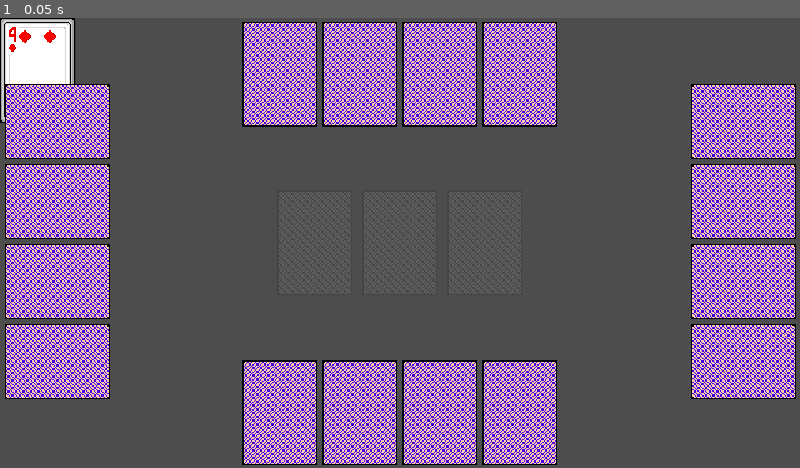
Above: before the commit, frame 1.
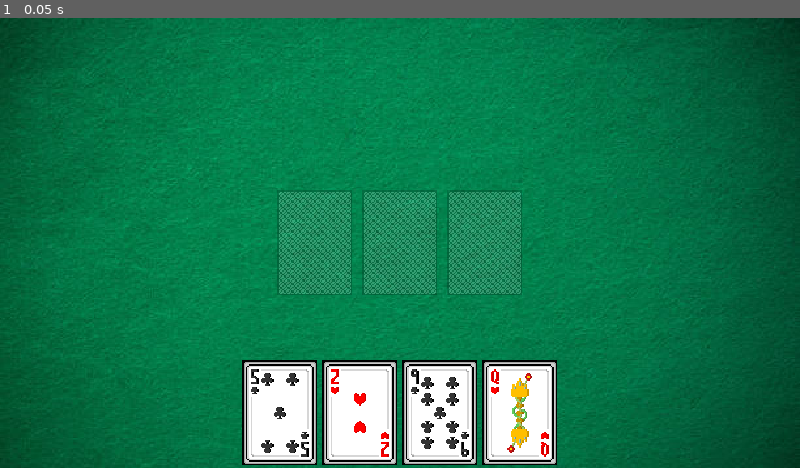
Above: after the commit, the same moment.

Repository: BananaHolograma/Veneno
Game: Godot game, scene res://scenes/playing_cards_table/playing_cards_table.tscn
The game is run twice, just before and just after one commit, with the same random seed, the same clock (stepped at 60 frames per second) and the same inputs. The project has no main scene, so this scene is started directly.
Inputs:
- Up to frame 1 (0.05 s): no input

The runs differ from the first frame. In frame 1, 99% of the frame differs, in the area x 0-100%, y 0-100%.

Commit message:
drag and dropg initial system that allow players drop cards in the central piles

Diff:
--- /dev/null
+++ b/autoload/GameEvents.gd
@@ -0,0 +1 @@
+class_name GameEvents extends Node
--- a/project.godot
+++ b/project.godot
@@ -14,6 +14,10 @@
 config/features=PackedStringArray("4.1", "GL Compatibility")
 config/icon="res://icon.svg"
 
+[autoload]
+
+GlobalGameEvents="*res://autoload/GameEvents.gd"
+
 [display]
 
 window/size/viewport_width=640
--- /dev/null
+++ b/scenes/deck/pile_slot.gd
@@ -0,0 +1,48 @@
+class_name PileSlot extends TextureRect
+
+signal card_dropped(player: Player, card: PlayingCard, pile: PileSlot)
+signal pile_collected(player: Player, pile: PileSlot)
+
+@onready var current_suit: String
+@onready var current_points: float = 0.0
+@onready var cards_in_pile: Array[PlayingCard] = []
+
+func _ready():
+	modulate.a = 1.0
+	self_modulate.a = 0.2
+
+func _can_drop_data(_at_position, data):
+	return data.playing_card is PlayingCard and card_can_be_dropped_in_this_pile(data.playing_card)
+
+
+func _drop_data(at_position, data):
+	var dropped_card = data.playing_card
+
+	cards_in_pile.append(dropped_card)
+
+	if current_suit.is_empty():
+		current_suit = dropped_card.suit
+		self_modulate.a = 0.0
+
+	current_points += dropped_card.current_value
+
+	if current_points >= 13:
+		pile_collected.emit(data.player, self)
+		cards_in_pile.clear()
+		current_suit = ""
+
+	var card_pile_texture = TextureRect.new()
+	card_pile_texture.texture = dropped_card.symbol_texture.texture
+	card_pile_texture.expand_mode = TextureRect.EXPAND_KEEP_SIZE
+	card_pile_texture.size = dropped_card.symbol_texture.get_rect().size
+	card_pile_texture.mouse_filter = Control.MOUSE_FILTER_IGNORE
+
+	if dropped_card.is_poison:
+		card_pile_texture.position.y += 21
+
+	add_child(card_pile_texture)
+	card_dropped.emit(data.player, dropped_card, self)
+
+
+func card_can_be_dropped_in_this_pile(card: PlayingCard) -> bool:
+	return current_suit.is_empty() or card.suit == current_suit or card.is_poison
--- a/scenes/player/card_slot.gd
+++ b/scenes/player/card_slot.gd
@@ -1,22 +1,27 @@
-extends TextureRect
+class_name CardSlot extends TextureRect
+
+@export var player: Player
+@export var playing_card: PlayingCard
 
 
 func _get_drag_data(at_position):
-	var preview_texture = TextureRect.new()
-	preview_texture.texture = texture
-	preview_texture.expand_mode = TextureRect.EXPAND_IGNORE_SIZE
-	preview_texture.size = Vector2(60, 84)
+	var preview_card_slot = duplicate()
+	preview_card_slot.texture = playing_card.selected_texture.texture
+	preview_card_slot.expand_mode = TextureRect.EXPAND_IGNORE_SIZE
+	preview_card_slot.size = playing_card.selected_texture.get_rect().size
 
 	var preview = Control.new()
-	preview.add_child(preview_texture)
-
+	preview.add_child(preview_card_slot)
+	# Size to put the mouse in the center of the preview
+#	preview_card_slot.get_rect().size * -0.5
 	set_drag_preview(preview)
-	texture = null
-	return preview_texture.texture
+	modulate.a = 0.2
+	return preview_card_slot
 
 func _can_drop_data(at_position, data):
-	return data is Texture2D
+	return data is CardSlot and data.playing_card == playing_card and data.player == player
 
 
 func _drop_data(at_position, data):
-	texture = data
+	texture = playing_card.symbol_texture.texture
+	modulate.a = 1.0
--- a/scenes/player/player.gd
+++ b/scenes/player/player.gd
@@ -19,9 +19,6 @@
 				turn_finished.emit()
 
 
-func _ready():
-	_draw_card_slots()
-
 func pick_card(card: PlayingCard):
 	if cards_in_hand.size() == 3:
 		cards_in_hand.append(card)
@@ -32,18 +29,3 @@
 func collect_cards(cards: Array[PlayingCard]):
 	collected_cards.append_array(cards)
 	new_collected_cards.emit(cards)
-
-
-func _draw_card_slots():
-	for card in cards_in_hand:
-		var slot = TextureRect.new()
-		slot.texture = card.symbol_texture.texture
-		slot.expand_mode = TextureRect.EXPAND_IGNORE_SIZE
-		slot.size = card.symbol_texture.get_rect().size
-
-		cards_in_hand_layer.add_child(slot)
-
-		var panel = Panel.new()
-		panel.custom_minimum_size = slot.size
-		panel.show_behind_parent = true
-		slot.add_child(panel)
--- a/scenes/playing_cards_table/playing_cards_table.gd
+++ b/scenes/playing_cards_table/playing_cards_table.gd
@@ -1,14 +1,26 @@
-class_name PlayingCardsTable extends Node2D
+class_name PlayingCardsTable extends Node
 
 @onready var deck_manager = $DeckManager as DeckManager
 @onready var CURRENT_DECK: Dictionary = deck_manager.initialize_deck()
 @onready var players_zone: Node2D = $PlayersZone
+
+## PLAYING CARD DROP ZONE
 @onready var left_pile: TextureRect = %LeftPile
 @onready var center_pile: TextureRect = %CenterPile
 @onready var right_pile: TextureRect = %RightPile
 
+## PLAYERS CARDS HAND ZONE
+@onready var player_one_card_zone: GridContainer = %PlayerOneCardZone
+@onready var player_two_card_zone: GridContainer = %PlayerTwoCardZone
+@onready var player_three_card_zone: GridContainer = %PlayerThreeCardZone
+@onready var player_four_card_zone: GridContainer = %PlayerFourCardZone
+
+@onready var card_zone_positions: Array[GridContainer] = [player_one_card_zone, player_two_card_zone, player_three_card_zone, player_four_card_zone]
 
 @export_range(0, 4, 1) var MAX_NUMBER_OF_PLAYERS: int = 4
+
+## Card slot script
+var card_slot_script: String = "res://scenes/player/card_slot.gd"
 
 const MAX_CARDS_IN_HAND: int = 4
 
@@ -22,14 +34,13 @@
 	shuffle_cards()
 	start_new_game(["manolito", "pepazo"])
 
-	left_pile.modulate.a = 0.1
-	center_pile.modulate.a = 0.1
-	right_pile.modulate.a = 0.1
-
 
 func start_new_game(usernames: Array[String]):
+	var player_position: int = 0
+
 	for username in usernames.slice(0, MAX_NUMBER_OF_PLAYERS):
-		add_new_player_to_table(username)
+		add_new_player_to_table(username, player_position)
+		player_position += 1
 
 
 func change_turn_to(player: Player):
@@ -48,15 +59,33 @@
 	deck_in_game.shuffle()
 
 
-func add_new_player_to_table(username: String):
+func add_new_player_to_table(username: String, player_position: int):
 	var new_player = player_scene.instantiate() as Player
 	new_player.username = username
 	new_player.name = username
 	var cards: Array[PlayingCard] = []
 
-	for i in MAX_CARDS_IN_HAND:
-		cards.append(deck_in_game.pick_random())
+	for _i in MAX_CARDS_IN_HAND:
+		var random_card: PlayingCard = deck_in_game.pick_random()
+		cards.append(random_card)
+		deck_in_game.erase(random_card)
 
 	new_player.cards_in_hand = cards
 	players_zone.add_child(new_player)
 	current_players[new_player.username] = new_player
+
+	draw_card_slots(new_player, player_position)
+
+
+func draw_card_slots(player: Player, player_position: int):
+	var player_card_zone = card_zone_positions[player_position]
+	for card in player.cards_in_hand:
+		var slot = CardSlot.new()
+		slot.name = card.suit.capitalize() + " " + card.symbol_value.capitalize()
+		slot.texture = card.symbol_texture.texture
+		slot.expand_mode = TextureRect.EXPAND_KEEP_SIZE
+		slot.size = card.symbol_texture.get_rect().size
+		slot.playing_card = card
+		slot.player = player
+
+		player_card_zone.add_child(slot)
--- a/scenes/playing_cards_table/playing_cards_table.tscn
+++ b/scenes/playing_cards_table/playing_cards_table.tscn
@@ -1,11 +1,13 @@
-[gd_scene load_steps=5 format=3 uid="uid://b83imna4ns5qu"]
+[gd_scene load_steps=7 format=3 uid="uid://b83imna4ns5qu"]
 
 [ext_resource type="Script" path="res://scenes/playing_cards_table/playing_cards_table.gd" id="1_4nw15"]
 [ext_resource type="Script" path="res://scenes/deck/deck_manager.gd" id="2_2fhbp"]
 [ext_resource type="Texture2D" uid="uid://ddw8uwxynji0s" path="res://assets/backs/back_black_basic_white.png" id="3_ieajk"]
 [ext_resource type="Texture2D" uid="uid://cjqnt8bkviclm" path="res://assets/backs/back_blue_basic.png" id="4_ocxvl"]
-
-[node name="PlayingCardsTable" type="Node2D"]
+[ext_resource type="Script" path="res://scenes/deck/pile_slot.gd" id="5_idm15"]
+[ext_resource type="Texture2D" uid="uid://c4mr6uppujmcq" path="res://assets/background/poker_table_green.jpg" id="5_y2rfo"]
+
+[node name="PlayingCardsTable" type="Node"]
 script = ExtResource("1_4nw15")
 
 [node name="DeckManager" type="Node" parent="."]
@@ -17,15 +19,32 @@
 
 [node name="Playground" type="CanvasLayer" parent="."]
 
-[node name="Control" type="Control" parent="Playground"]
+[node name="Background" type="Control" parent="Playground"]
 layout_mode = 3
 anchors_preset = 15
 anchor_right = 1.0
 anchor_bottom = 1.0
 grow_horizontal = 2
 grow_vertical = 2
-
-[node name="CenterContainer" type="CenterContainer" parent="Playground/Control"]
+mouse_filter = 2
+
+[node name="TextureRect" type="TextureRect" parent="Playground/Background"]
+show_behind_parent = true
+offset_right = 640.0
+offset_bottom = 408.0
+mouse_filter = 2
+texture = ExtResource("5_y2rfo")
+
+[node name="CenterDropZone" type="Control" parent="Playground"]
+layout_mode = 3
+anchors_preset = 15
+anchor_right = 1.0
+anchor_bottom = 1.0
+grow_horizontal = 2
+grow_vertical = 2
+mouse_filter = 1
+
+[node name="CenterContainer" type="CenterContainer" parent="Playground/CenterDropZone"]
 layout_mode = 1
 anchors_preset = 8
 anchor_left = 0.5
@@ -39,71 +58,80 @@
 grow_horizontal = 2
 grow_vertical = 2
 
-[node name="GridContainer" type="GridContainer" parent="Playground/Control/CenterContainer"]
+[node name="GridContainer" type="GridContainer" parent="Playground/CenterDropZone/CenterContainer"]
 layout_mode = 2
 columns = 3
 
-[node name="LeftPileContainer" type="MarginContainer" parent="Playground/Control/CenterContainer/GridContainer"]
+[node name="LeftPileContainer" type="MarginContainer" parent="Playground/CenterDropZone/CenterContainer/GridContainer"]
 layout_mode = 2
 theme_override_constants/margin_left = 2
 theme_override_constants/margin_right = 2
 
-[node name="VBoxContainer" type="VBoxContainer" parent="Playground/Control/CenterContainer/GridContainer/LeftPileContainer"]
+[node name="VBoxContainer" type="VBoxContainer" parent="Playground/CenterDropZone/CenterContainer/GridContainer/LeftPileContainer"]
 layout_mode = 2
 size_flags_horizontal = 0
 size_flags_vertical = 0
 
-[node name="LeftPile" type="TextureRect" parent="Playground/Control/CenterContainer/GridContainer/LeftPileContainer/VBoxContainer"]
+[node name="LeftPile" type="TextureRect" parent="Playground/CenterDropZone/CenterContainer/GridContainer/LeftPileContainer/VBoxContainer"]
 unique_name_in_owner = true
 custom_minimum_size = Vector2(60, 84)
 layout_mode = 2
-mouse_filter = 2
+mouse_filter = 0
+mouse_default_cursor_shape = 7
 texture = ExtResource("3_ieajk")
 expand_mode = 1
-
-[node name="CenterPileContainer" type="MarginContainer" parent="Playground/Control/CenterContainer/GridContainer"]
+script = ExtResource("5_idm15")
+
+[node name="CenterPileContainer" type="MarginContainer" parent="Playground/CenterDropZone/CenterContainer/GridContainer"]
 layout_mode = 2
 theme_override_constants/margin_left = 2
 theme_override_constants/margin_right = 2
 
-[node name="VBoxContainer2" type="VBoxContainer" parent="Playground/Control/CenterContainer/GridContainer/CenterPileContainer"]
+[node name="VBoxContainer2" type="VBoxContainer" parent="Playground/CenterDropZone/CenterContainer/GridContainer/CenterPileContainer"]
 layout_mode = 2
 size_flags_horizontal = 0
 size_flags_vertical = 0
 
-[node name="CenterPile" type="TextureRect" parent="Playground/Control/CenterContainer/GridContainer/CenterPileContainer/VBoxContainer2"]
+[node name="CenterPile" type="TextureRect" parent="Playground/CenterDropZone/CenterContainer/GridContainer/CenterPileContainer/VBoxContainer2"]
 unique_name_in_owner = true
 custom_minimum_size = Vector2(60, 84)
 layout_mode = 2
-mouse_filter = 2
+mouse_filter = 0
+mouse_default_cursor_shape = 7
 texture = ExtResource("3_ieajk")
 expand_mode = 1
-
-[node name="RightPileContainer" type="MarginContainer" parent="Playground/Control/CenterContainer/GridContainer"]
+script = ExtResource("5_idm15")
+
+[node name="RightPileContainer" type="MarginContainer" parent="Playground/CenterDropZone/CenterContainer/GridContainer"]
 layout_mode = 2
 theme_override_constants/margin_left = 2
 theme_override_constants/margin_right = 2
 
-[node name="VBoxContainer3" type="VBoxContainer" parent="Playground/Control/CenterContainer/GridContainer/RightPileContainer"]
+[node name="VBoxContainer3" type="VBoxContainer" parent="Playground/CenterDropZone/CenterContainer/GridContainer/RightPileContainer"]
 layout_mode = 2
 size_flags_horizontal = 0
 size_flags_vertical = 0
 
-[node name="RightPile" type="TextureRect" parent="Playground/Control/CenterContainer/GridContainer/RightPileContainer/VBoxContainer3"]
+[node name="RightPile" type="TextureRect" parent="Playground/CenterDropZone/CenterContainer/GridContainer/RightPileContainer/VBoxContainer3"]
 unique_name_in_owner = true
 custom_minimum_size = Vector2(60, 84)
 layout_mode = 2
-mouse_filter = 2
+mouse_filter = 0
+mouse_default_cursor_shape = 7
 texture = ExtResource("3_ieajk")
 expand_mode = 1
+script = ExtResource("5_idm15")
 
 [node name="PlayerOne" type="Control" parent="Playground"]
 layout_mode = 3
-anchors_preset = 15
-anchor_right = 1.0
-anchor_bottom = 1.0
-grow_horizontal = 2
-grow_vertical = 2
+anchors_preset = 7
+anchor_left = 0.5
+anchor_top = 1.0
+anchor_right = 0.5
+anchor_bottom = 1.0
+grow_horizontal = 2
+grow_vertical = 0
+mouse_filter = 1
 
 [node name="CenterContainer" type="CenterContainer" parent="Playground/PlayerOne"]
 layout_mode = 1
@@ -119,32 +147,19 @@
 theme_override_constants/margin_bottom = 2
 
 [node name="PlayerOneCardZone" type="GridContainer" parent="Playground/PlayerOne/CenterContainer/MarginContainer"]
-layout_mode = 2
-columns = 4
-
-[node name="TextureRect" type="TextureRect" parent="Playground/PlayerOne/CenterContainer/MarginContainer/PlayerOneCardZone"]
-layout_mode = 2
-texture = ExtResource("4_ocxvl")
-
-[node name="TextureRect2" type="TextureRect" parent="Playground/PlayerOne/CenterContainer/MarginContainer/PlayerOneCardZone"]
-layout_mode = 2
-texture = ExtResource("4_ocxvl")
-
-[node name="TextureRect3" type="TextureRect" parent="Playground/PlayerOne/CenterContainer/MarginContainer/PlayerOneCardZone"]
-layout_mode = 2
-texture = ExtResource("4_ocxvl")
-
-[node name="TextureRect4" type="TextureRect" parent="Playground/PlayerOne/CenterContainer/MarginContainer/PlayerOneCardZone"]
-layout_mode = 2
-texture = ExtResource("4_ocxvl")
+unique_name_in_owner = true
+layout_mode = 2
+mouse_default_cursor_shape = 2
+columns = 4
 
 [node name="PlayerTwo" type="Control" parent="Playground"]
-layout_mode = 3
-anchors_preset = 15
-anchor_right = 1.0
-anchor_bottom = 1.0
-grow_horizontal = 2
-grow_vertical = 2
+visible = false
+layout_mode = 3
+anchors_preset = 5
+anchor_left = 0.5
+anchor_right = 0.5
+grow_horizontal = 2
+mouse_filter = 2
 
 [node name="CenterContainer" type="CenterContainer" parent="Playground/PlayerTwo"]
 layout_mode = 1
@@ -159,6 +174,7 @@
 theme_override_constants/margin_bottom = 2
 
 [node name="PlayerTwoCardZone" type="GridContainer" parent="Playground/PlayerTwo/CenterContainer/MarginContainer"]
+unique_name_in_owner = true
 layout_mode = 2
 columns = 4
 
@@ -179,12 +195,13 @@
 texture = ExtResource("4_ocxvl")
 
 [node name="PlayerThree" type="Control" parent="Playground"]
-layout_mode = 3
-anchors_preset = 15
-anchor_right = 1.0
-anchor_bottom = 1.0
-grow_horizontal = 2
-grow_vertical = 2
+visible = false
+layout_mode = 3
+anchors_preset = 4
+anchor_top = 0.5
+anchor_bottom = 0.5
+grow_vertical = 2
+mouse_filter = 2
 
 [node name="CenterContainer" type="CenterContainer" parent="Playground/PlayerThree"]
 layout_mode = 1
@@ -204,6 +221,7 @@
 theme_override_constants/margin_bottom = 2
 
 [node name="PlayerThreeCardZone" type="GridContainer" parent="Playground/PlayerThree/CenterContainer/MarginContainer"]
+unique_name_in_owner = true
 layout_mode = 2
 columns = 4
 
@@ -224,12 +242,16 @@
 texture = ExtResource("4_ocxvl")
 
 [node name="PlayerFour" type="Control" parent="Playground"]
-layout_mode = 3
-anchors_preset = 15
-anchor_right = 1.0
-anchor_bottom = 1.0
-grow_horizontal = 2
-grow_vertical = 2
+visible = false
+layout_mode = 3
+anchors_preset = 6
+anchor_left = 1.0
+anchor_top = 0.5
+anchor_right = 1.0
+anchor_bottom = 0.5
+grow_horizontal = 0
+grow_vertical = 2
+mouse_filter = 2
 
 [node name="CenterContainer" type="CenterContainer" parent="Playground/PlayerFour"]
 layout_mode = 1
@@ -251,6 +273,7 @@
 theme_override_constants/margin_bottom = 2
 
 [node name="PlayerFourCardZone" type="GridContainer" parent="Playground/PlayerFour/CenterContainer/MarginContainer"]
+unique_name_in_owner = true
 layout_mode = 2
 columns = 4
 
Binary file added: assets/background/poker_table_background.jpg
Not shown, changed: assets/background/poker_table_background.jpg.import
Binary file added: assets/background/poker_table_green.jpg
Not shown, changed: assets/background/poker_table_green.jpg.import
Binary file added: assets/suit_symbols/naipes.png
Not shown, changed: assets/suit_symbols/naipes.png.import
